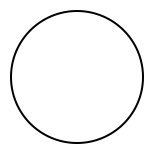
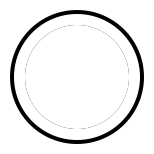
Comparing the layer stacks of the two 154px x 154px images. Changes:
painted on "Ellipse 4" over [12, 12, 142, 142]
painted on "Ellipse 3" over [25, 25, 129, 129]
